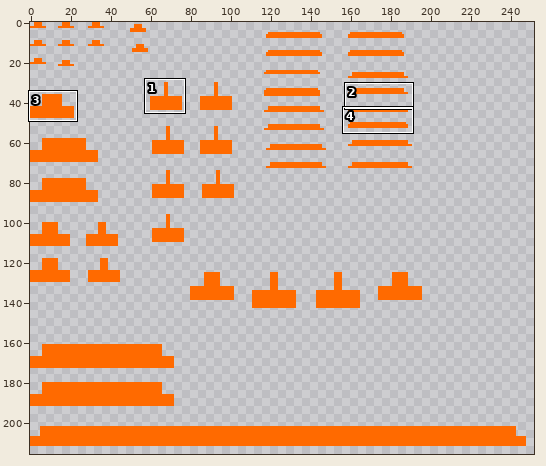
Sprite sheet, stored at src/main/resources/assets/starwarsmod/textures/models/lightsabers/maul_B.png. Above: a wide view before the commit, with the close-up outlined.
Close-up. The starting point:
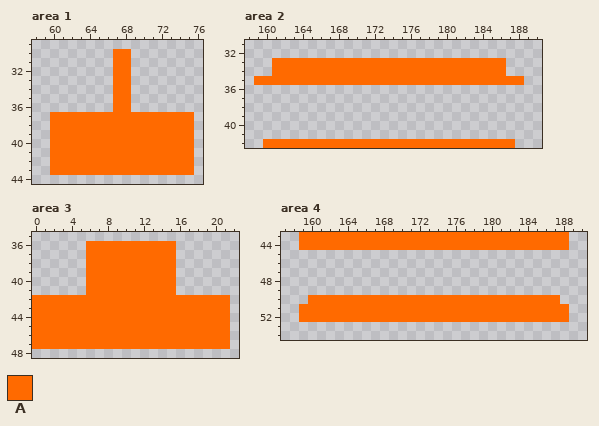
The file is 512x512 pixels. Shown: area 1: x 58..76, y 29..44; area 2: x 158..190, y 31..42; area 3: x 0..22, y 35..48; area 4: x 157..190, y 43..54. The wide view leaves out empty margins. The commit also changed other parts of the picture, which this record leaves out.
Palette (. is transparent): A #ff6a00
The same view after the edit:
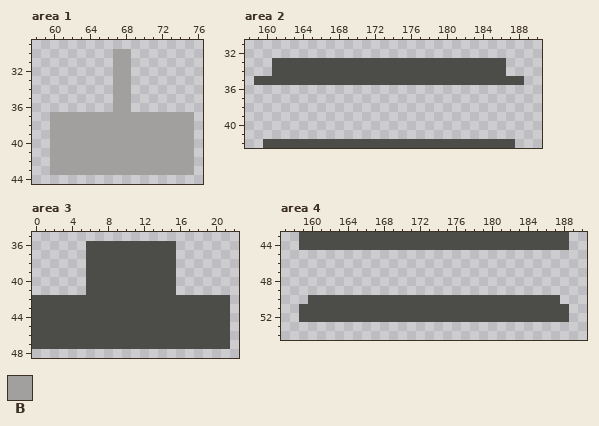
Colours new in this view: B #a1a09e
Change:
colour A: #ff6a00 -> #4c4c49
Area 1:
y 30..36: x 67..68 AA -> BB
y 37..43: x 60..75 AAAAAAAAAAAAAAAA -> BBBBBBBBBBBBBBBB
